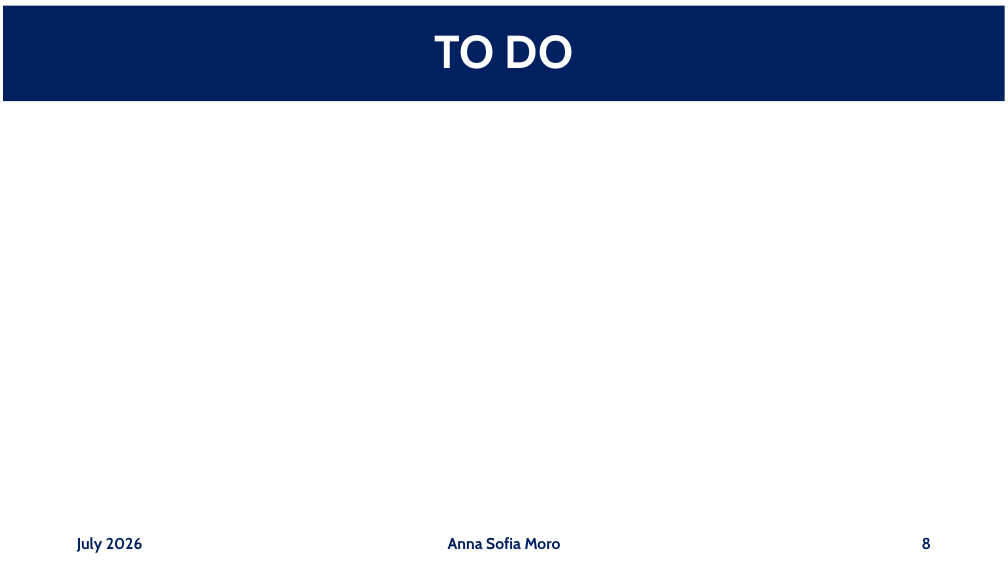
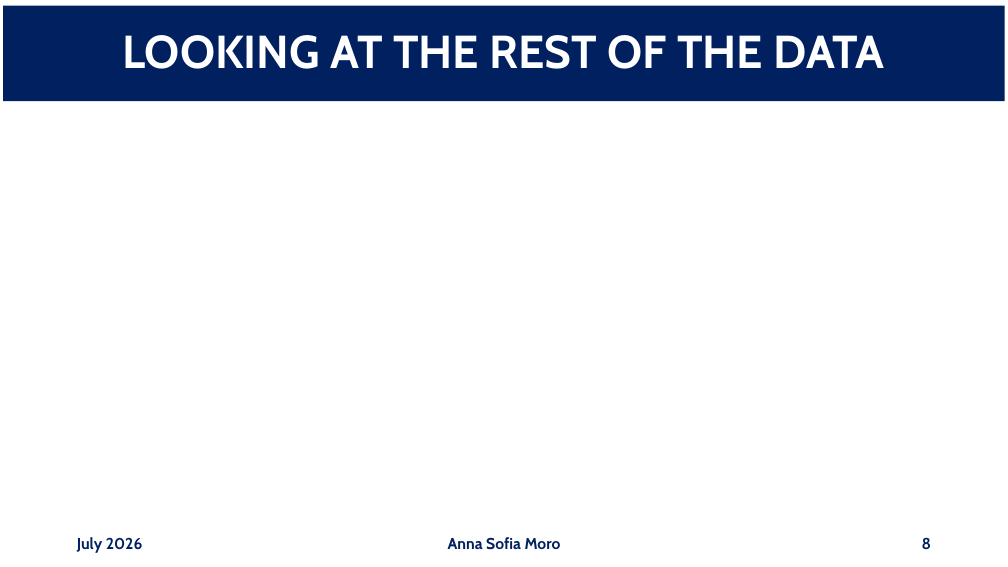
Before and after one commit to annaasofia/tesi, a slide deck: slide 8 of slides/week3.pptx. Drawn at 1008x567 pixels with LibreOffice and Linux fonts; fonts in the diff are those of the drawing; grey boxes stand for pictures. Boxes give left, top, right and bottom in pixels: in the first picture for what was removed or moved away, otherwise in the second. Text is boxed around its words. In the diff, an @@ line names an element or a change of style, - is before the commit and + after.

```diff
--- a/slides/week3.pptx
+++ b/slides/week3.pptx
@@ title at box(122, 35, 885, 69): text changed @@
-TO DO
+LOOKING AT THE REST OF THE DATA
```
Also in this commit, not shown: 1 other slide changed, 1 slide added, 4 other files.
